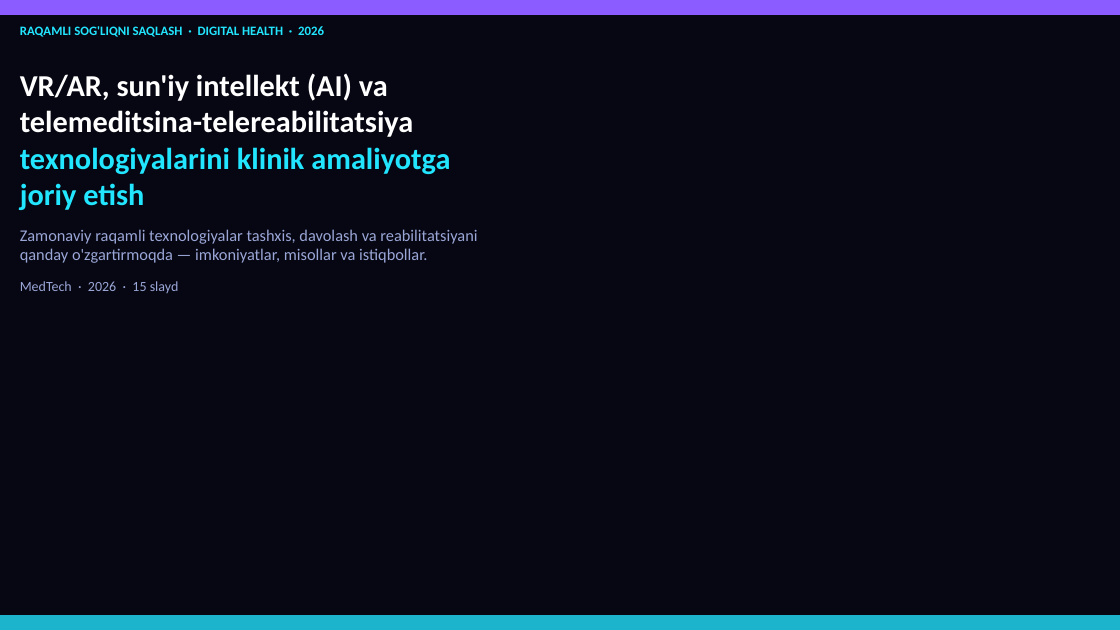
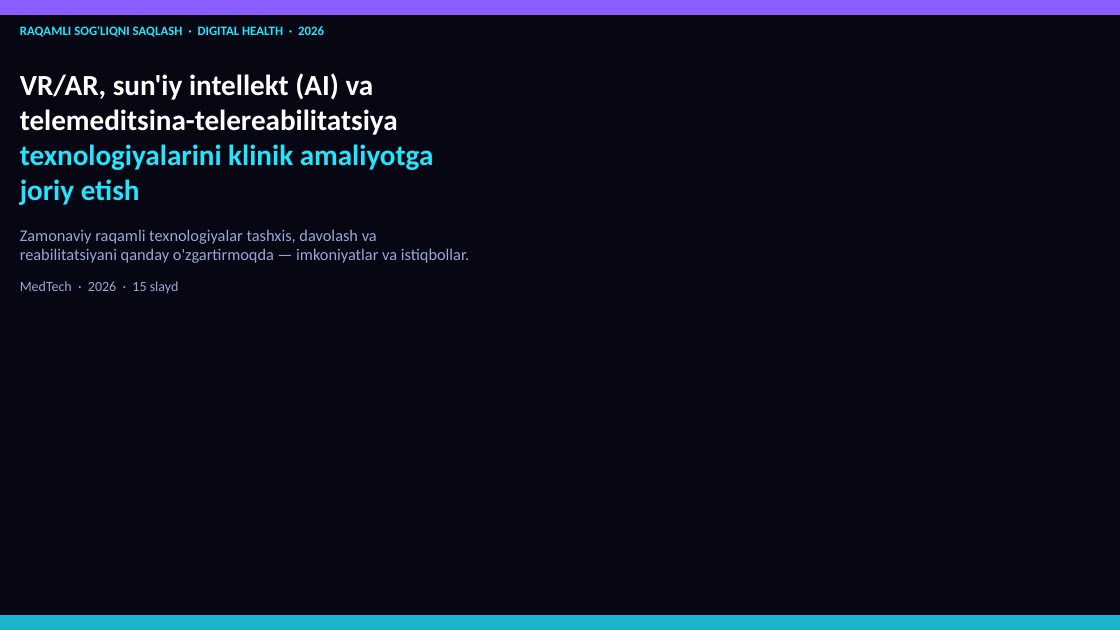
Before and after one commit to mirshod96/Claude-test, a slide deck: slide 1 of presentations/02-raqamli-tibbiyot.pptx. Drawn at 1120x630 pixels with LibreOffice and Linux fonts; fonts in the diff are those of the drawing. Boxes give left, top, right and bottom in pixels: in the first picture for what was removed or moved away, otherwise in the second. Text is boxed around its words. In the diff, an @@ line names an element or a change of style, - is before the commit and + after.

```diff
--- a/presentations/02-raqamli-tibbiyot.pptx
+++ b/presentations/02-raqamli-tibbiyot.pptx
@@ text "VR/AR, sun'iy intellekt (AI) va" at box(20, 73, 434, 205): size 26 to 25 pt @@
@@ text at box(20, 229, 469, 263): text changed @@
-Zamonaviy raqamli texnologiyalar tashxis, davolash va reabilitatsiyani
-qanday o'zgartirmoqda — imkoniyatlar, misollar va istiqbollar.
+Zamonaviy raqamli texnologiyalar tashxis, davolash va
+reabilitatsiyani qanday o'zgartirmoqda — imkoniyatlar va istiqbollar.
```
Also in this commit, not shown: 11 other slides changed, 1 other file.
